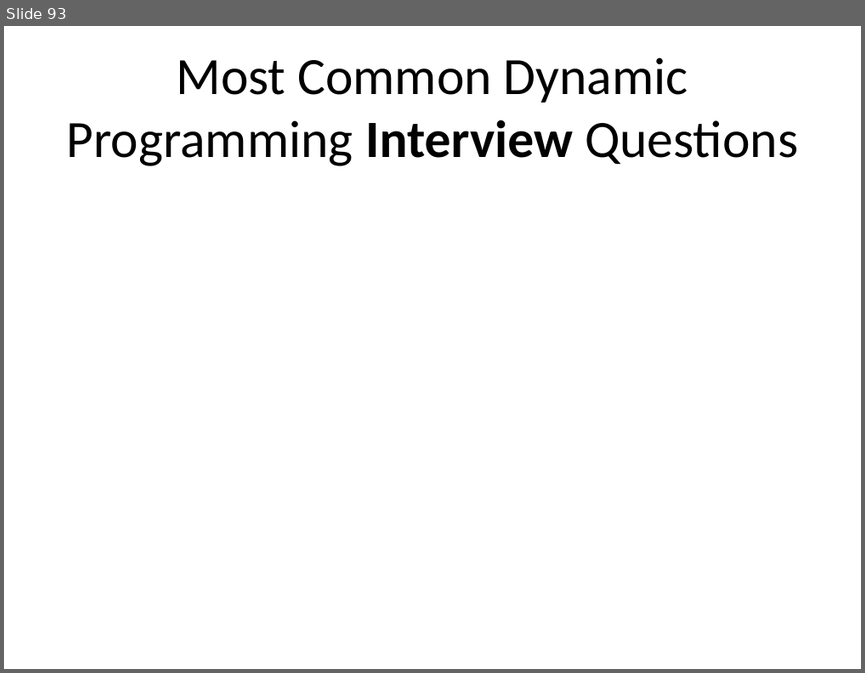
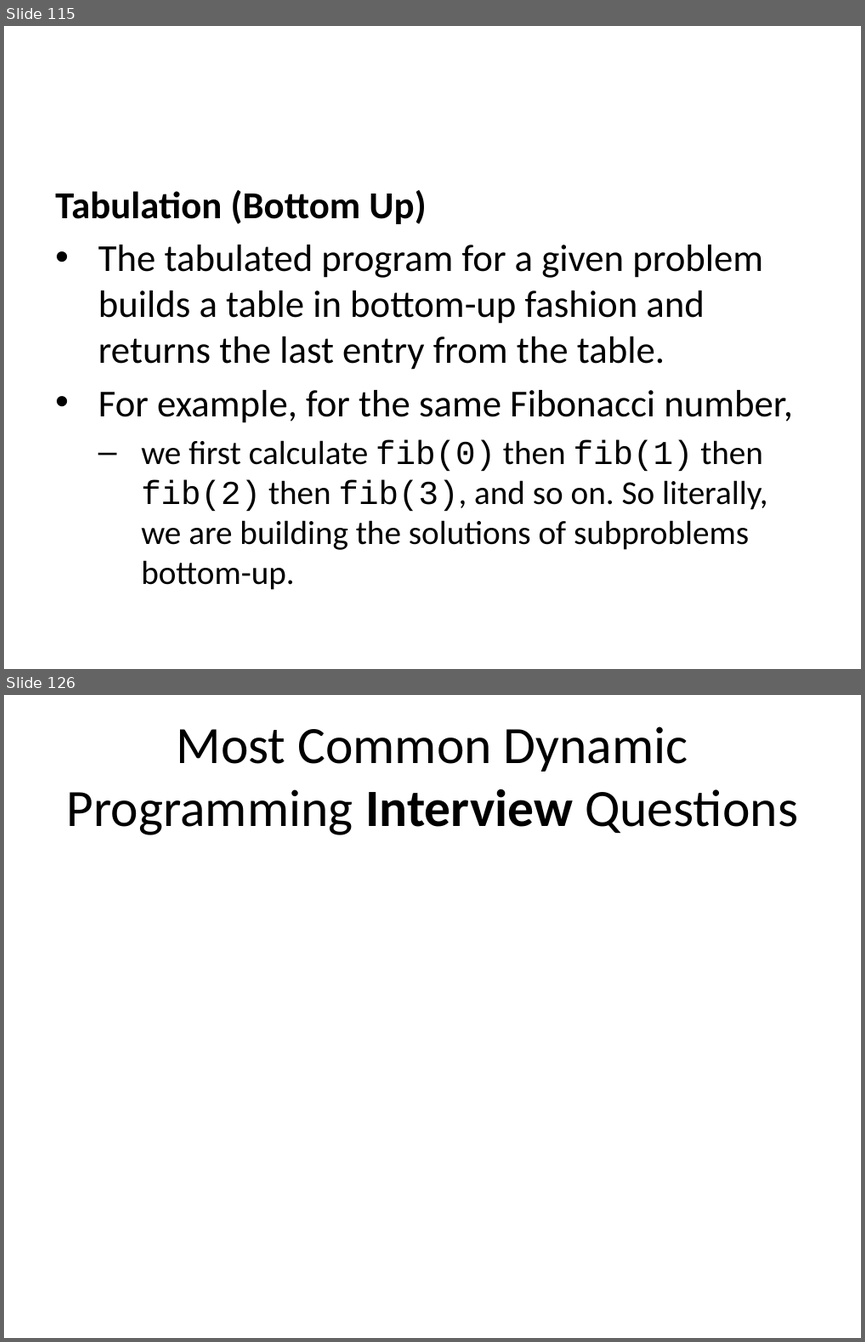
Before and after one commit to ucoruh/ce100-algorithms-and-programming-II, a slide deck: docs/week-6/ce100-week-6-lcs.en.md_word.pptx. Shown one above the other, each under a label of ours: slide 93 before the commit, slides 115 and 126 after it; the slides between them are not shown. The pictures are 865x673 and 865x1342 pixels, drawn with LibreOffice and Linux fonts; fonts in the diff are those of the drawing. Boxes give left, top, right and bottom in pixels: in the first picture for what was removed or moved away, otherwise in the second. Text is boxed around its words. In the diff, an @@ line names an element or a change of style, - is before the commit and + after.

```diff
--- a/docs/week-6/ce100-week-6-lcs.en.md_word.pptx
+++ b/docs/week-6/ce100-week-6-lcs.en.md_word.pptx
@@ slide 115 added at [4,26,861,669], background #FFFFFF @@
@@ text added at [55,190,793,590], 32 pt, text #000000 @@
+Tabulation (Bottom Up)
+• The tabulated program for a given problem builds a table in bottom-up fashion and returns the last entry from the table.
+• For example, for the same Fibonacci number,
+  – we first calculate fib(0) then fib(1) then fib(2) then fib(3), and so on. So literally, we are building the solutions of subproblems bottom-up.
@@ what was slide 93 is now slide 126 @@
```
Also in this commit, not shown: 8 slides changed, 49 other slides added, 11 other files.
